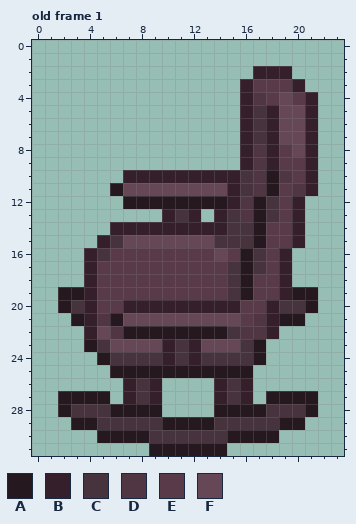
Edited in one commit: pixel-art file (art/furniture/purple/purple_rocking_chair.aseprite). The picture above is the old version.
24x32 pixels, 1 frame. Colours within 5 levels of each other are drawn and written as one. Shown: old frame 1.
Palette (. is transparent): A #26181f  B #341f2a  C #47333d  D #503643  E #583a49  F #654756
Pixels before, old frame 1, first column x 2:
 2 ...............BBB..
 3 ..............BEEEB.
 4 ..............BDEFEB
 5 ..............BCBFFB
 6 ..............BCBFFB
 7 ..............BCBFFB
 8 ..............BDBEFB
 9 ..............BDBEEB
10 .....BBBBBBBBBCDADEB
11 ....AFFFFFFFFBCDAEDB
12 .....AAAAAAAABDACEB.
13 ........BCB.BCDACEB.
14 ....BBBBBBBBBCCAEEB.
15 ...BCFFFFFFFCCCAEEB.
16 ..BCEEEEEEEEFEACEB..
17 ..BEEEEEEEEEECACEB..
18 ..BEEEEEEEEEECAEEB..
19 AABEEEEEEEEEECAEEBAA
20 ACBEEBBBBBBBBBEEBCCA
21 .ABDAFFFFFFFFFEDBAA.
22 ..BFDAAAAAAAACDDB...
23 ..ACFFFFBCBFFFCA....
24 ...ACCCCBCBCCCCA....
25 ....AAAAAAAAAAA.....
26 .....BCB....BCB.....
27 AAAA.BCB....BCB.AAAA
28 ACCCAAAA....AAAACCCA
29 .AACCCCCAAAACCCCCAA.
30 ...AAAACCCCCCAAAA...
31 .......AAAAAA.......
After:
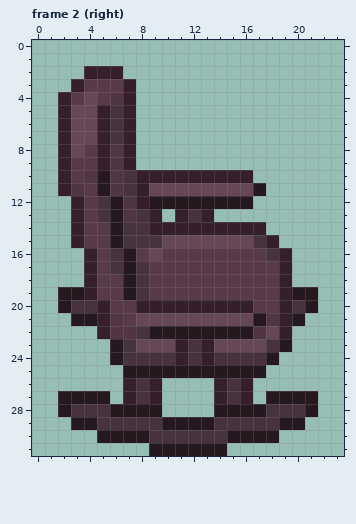
A new or re-ordered frame is compared with the old frame closest to it.
Edits made:
frames 1 -> 2
Frame 2 (right) is new; against old frame 1:
y 2: x 4..6 ... -> BBB; x 17..19 BBB -> ...
y 3: x 3..7 ..... -> BEEEB; x 16..20 BEEEB -> .....
y 4: x 2..7 ...... -> BEFEDB; x 16..21 BDEFEB -> ......
y 5..7: x 2..7 ...... -> BFFBCB; x 16..21 BCBFFB -> ......
y 8: x 2..7 ...... -> BFEBDB; x 16..21 BDBEFB -> ......
y 9: x 2..7 ...... -> BEEBDB; x 16..21 BDBEEB -> ......
y 10: x 2..7 .....B -> BEDADC; x 16..21 CDADEB -> B.....
y 11: x 2..8 ....AFF -> BDEADCB; x 15..21 BCDAEDB -> FFA....
y 12: x 3..8 ....AA -> BECADB; x 15..20 BDACEB -> AA....
y 13: x 3..20 .......BCB.BCDACEB -> BECADCB.BCB.......
y 14: x 3..8 ...BBB -> BEEACC; x 15..20 CCAEEB -> BBB...
y 15: x 3..9 ..BCFFF -> BEEACCC; x 14..20 CCCAEEB -> FFFCB..
y 16: x 5..7 CEE -> ECA; x 9 E -> F; x 14 F -> E; x 16..18 ACE -> EEC
y 17: x 6..8 EEE -> CAC; x 15..17 CAC -> EEE
y 18..19: x 7..8 EE -> AC; x 15..16 CA -> EE
y 20: x 4..5 BE -> CB; x 7 B -> E; x 16 E -> B; x 18..19 BC -> EB
y 21: x 4..7 BDAF -> ABDE; x 16..19 EDBA -> FADB
y 22: x 4..5 BF -> .B; x 7..8 AA -> DC; x 15..16 CD -> AA; x 18..19 B. -> FB
y 23: x 4..7 ACFF -> ..AC; x 10..13 BCBF -> FBCB; x 16..19 CA.. -> FFCA
y 24: x 5..6 AC -> .A; x 10..13 BCBC -> CBCB; x 17..18 A. -> CA
y 25: x 6 A -> .; x 17 . -> A
Pixel boxes of the changes (left, top, right, bottom) in both pictures:
changed: (58, 66, 318, 378)
